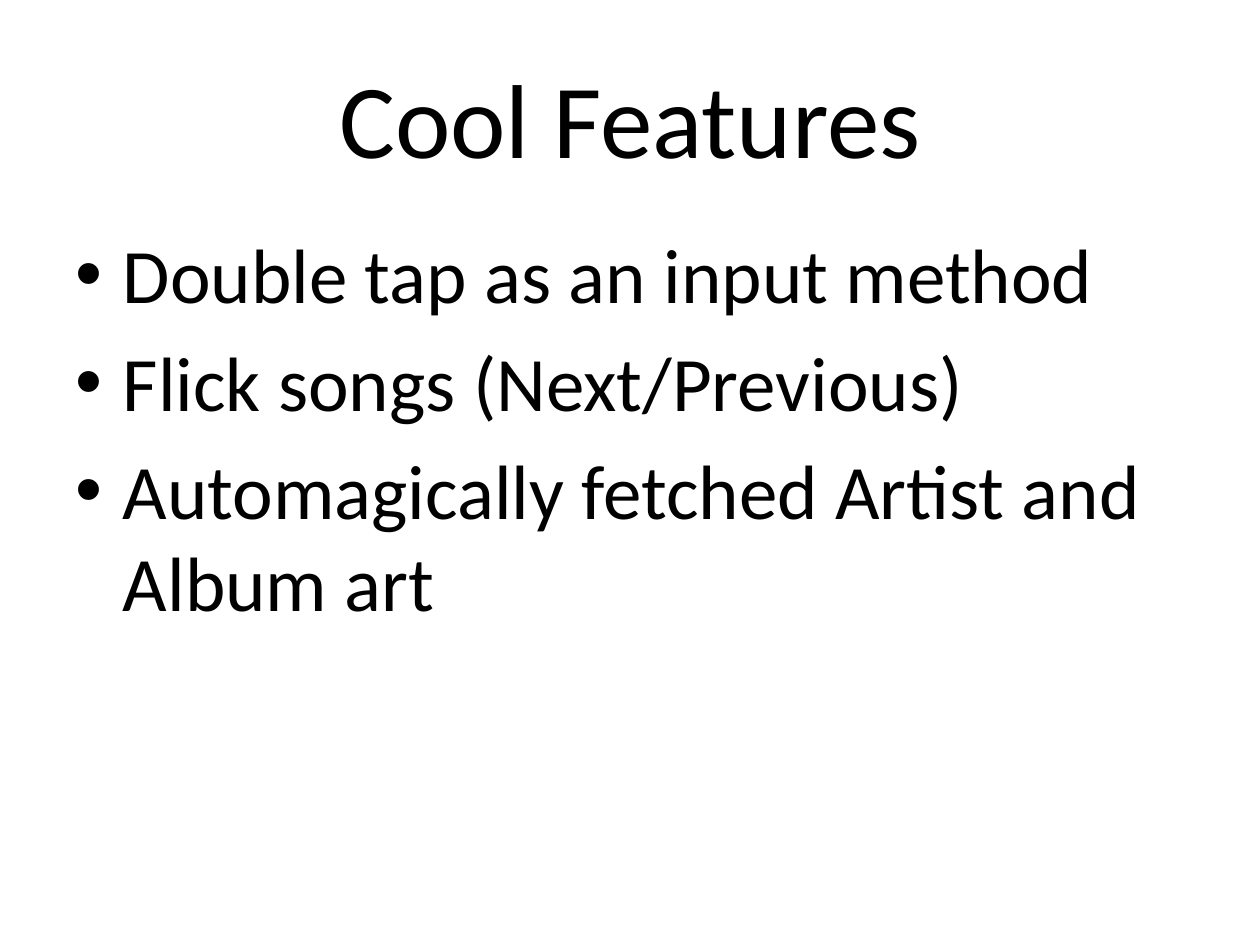
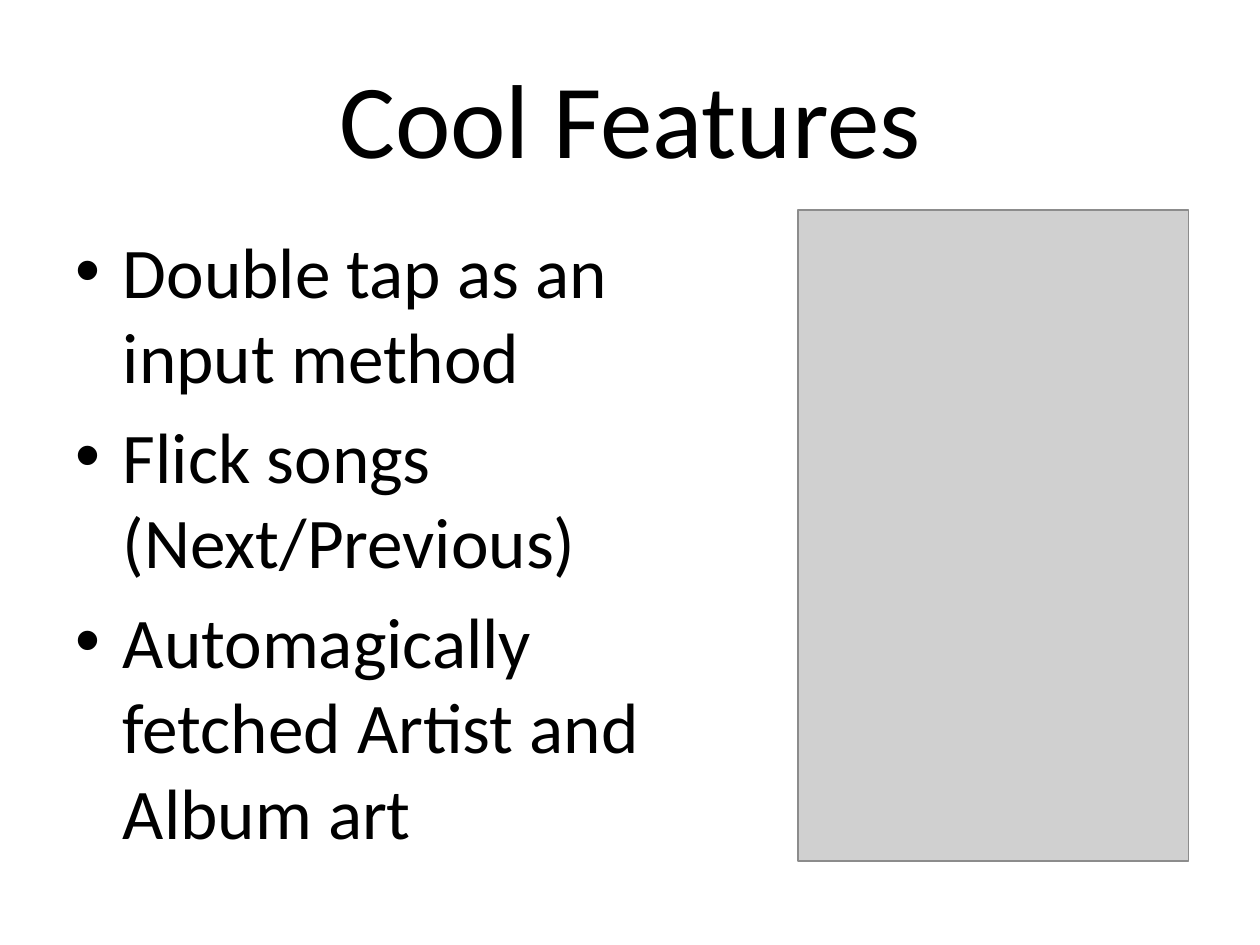
Before and after one commit to OpherV/kinoplayer, a slide deck: slide 5 of Docs/Presentation/Kino.pptx. Drawn at 1260x945 pixels with LibreOffice and Linux fonts; fonts in the diff are those of the drawing; grey boxes stand for pictures; background and template pictures are left out. Boxes give left, top, right and bottom in pixels: in the first picture for what was removed or moved away, otherwise in the second. Text is boxed around its words. In the diff, an @@ line names an element or a change of style, - is before the commit and + after.

```diff
--- a/Docs/Presentation/Kino.pptx
+++ b/Docs/Presentation/Kino.pptx
@@ text "Double tap as an input ..." at (123,248,639,840): size 44 to 40.7 pt @@
@@ picture added at (798,210,1188,862) @@
```
Also in this commit, not shown: 5 other slides changed.
